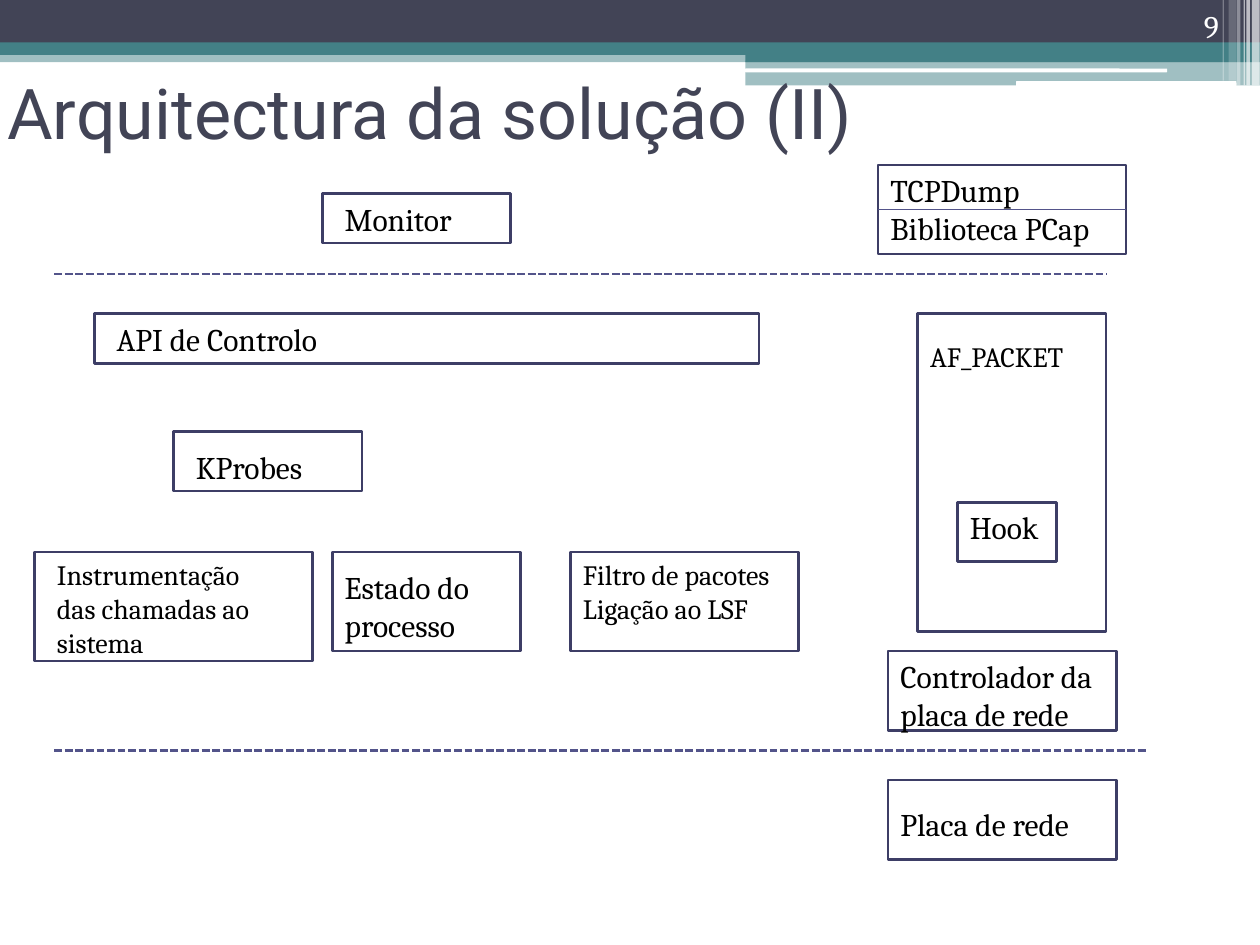
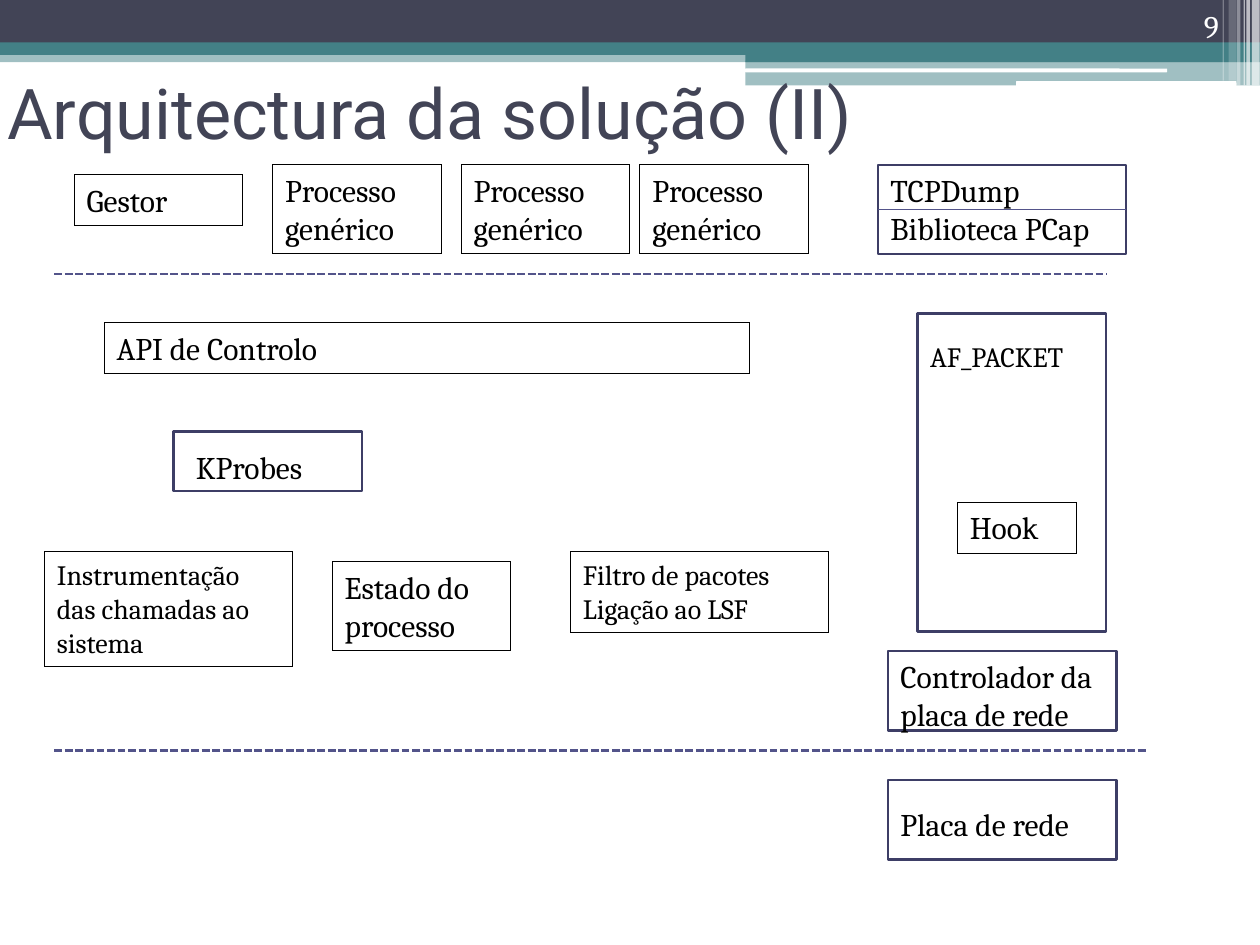
Before and after one commit to nunogmartins/cap_dissertation, a slide deck: slide 9 of doc/apresentacao_dissertacao.pptx. Drawn at 1260x945 pixels with LibreOffice and Linux fonts; fonts in the diff are those of the drawing. Boxes give left, top, right and bottom in pixels: in the first picture for what was removed or moved away, otherwise in the second. Text is boxed around its words. In the diff, an @@ line names an element or a change of style, - is before the commit and + after.

```diff
--- a/doc/apresentacao_dissertacao.pptx
+++ b/doc/apresentacao_dissertacao.pptx
@@ rectangle added at <box>74,175,243,226</box>, outline #000000 0.75 pt, 18 pt, text #000000 @@
+Gestor
@@ rectangle added at <box>273,165,442,255</box>, outline #000000 0.75 pt, 18 pt, text #000000 @@
+Processo genérico
@@ rectangle added at <box>461,165,630,255</box>, outline #000000 0.75 pt, 18 pt, text #000000 @@
+Processo genérico
@@ rectangle added at <box>640,165,809,255</box>, outline #000000 0.75 pt, 18 pt, text #000000 @@
+Processo genérico
@@ rectangle removed at <box>323,193,512,242</box> @@
@@ text removed at <box>345,210,452,232</box> @@
-Monitor
@@ rectangle removed at <box>94,314,760,363</box> @@
@@ outline none to #000000 0.75 pt in 5 elements at <box>571,552,829,633</box>, <box>333,562,512,651</box>, <box>44,552,292,667</box>, <box>958,503,1076,553</box>, <box>105,323,750,373</box> @@
@@ rectangle "API de Controlo": place and size @@
-rectangle "API de Controlo" at <box>117,329,317,352</box>
+rectangle "API de Controlo" at <box>105,323,750,373</box>
@@ 4 rectangles: place and size @@
-4 rectangles at <box>57,517,1039,654</box>
+4 rectangles at <box>44,503,1076,667</box>
@@ rectangle removed at <box>958,503,1057,562</box> @@
@@ rectangle removed at <box>35,552,312,662</box> @@
@@ rectangle removed at <box>333,552,522,651</box> @@
@@ rectangle removed at <box>571,552,799,651</box> @@
```
Also in this commit, not shown: 1 other slide changed.
